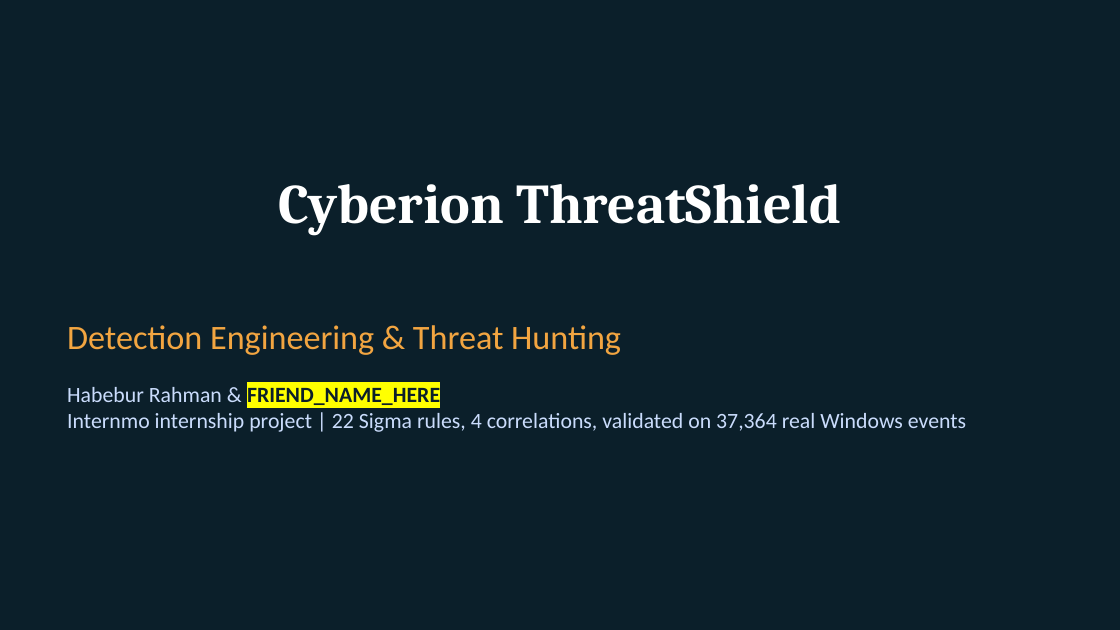
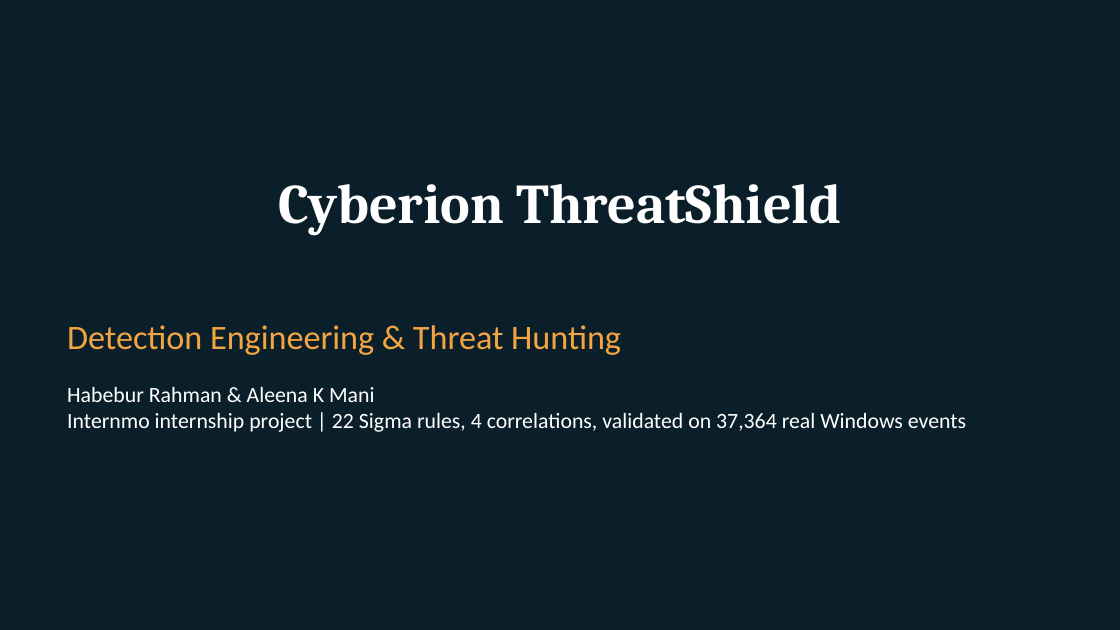
Before and after one commit to rahman56661/cyberion-threatshield, a slide deck: slide 1 of presentation/ThreatShield_Final_Presentation.pptx. Drawn at 1120x630 pixels with LibreOffice and Linux fonts; fonts in the diff are those of the drawing. Boxes give left, top, right and bottom in pixels: in the first picture for what was removed or moved away, otherwise in the second. Text is boxed around its words. In the diff, an @@ line names an element or a change of style, - is before the commit and + after.

Commit message:
Update presentation: add co-author name

```diff
--- a/presentation/ThreatShield_Final_Presentation.pptx
+++ b/presentation/ThreatShield_Final_Presentation.pptx
@@ text at <box>67,387,375,402</box>: text changed; text colour #0B1F2A to #FFFFFF; bold off @@
-Habebur Rahman & FRIEND_NAME_HERE
+Habebur Rahman & Aleena K Mani
@@ text at <box>67,413,966,432</box>: text colour #CADCFC to #FFFFFF in "Internmo internship project | 22 Sigma rules, ..." @@
```
Also in this commit, not shown: 2 other slides changed.
